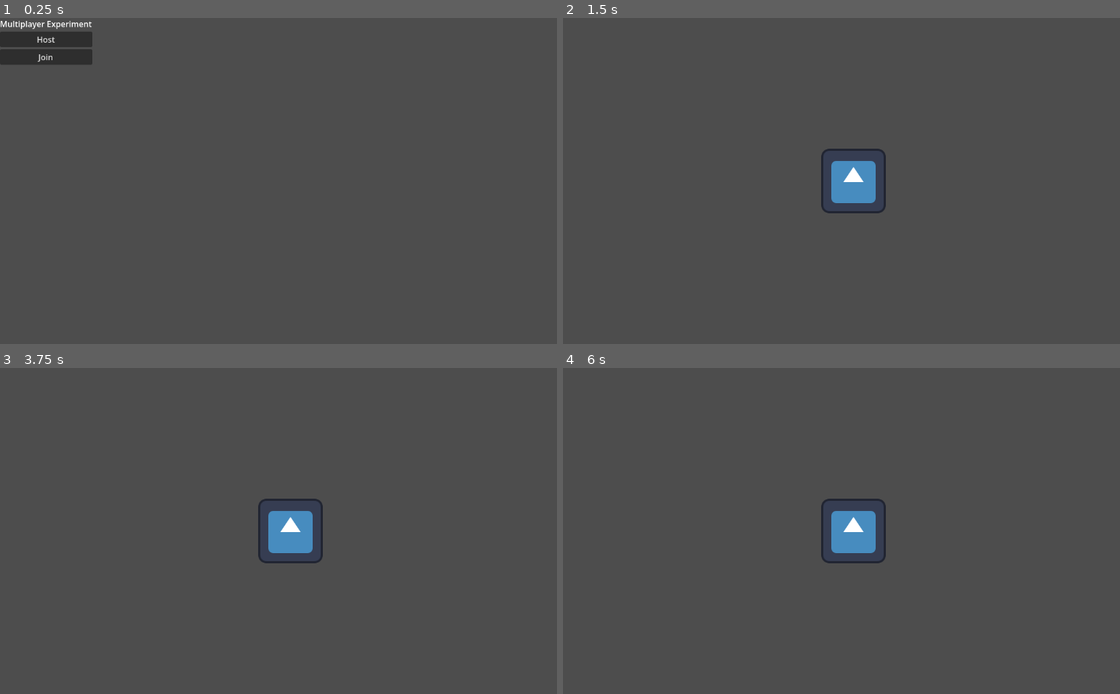
Above: before the commit, frames 1-4 (two rows, left to right).
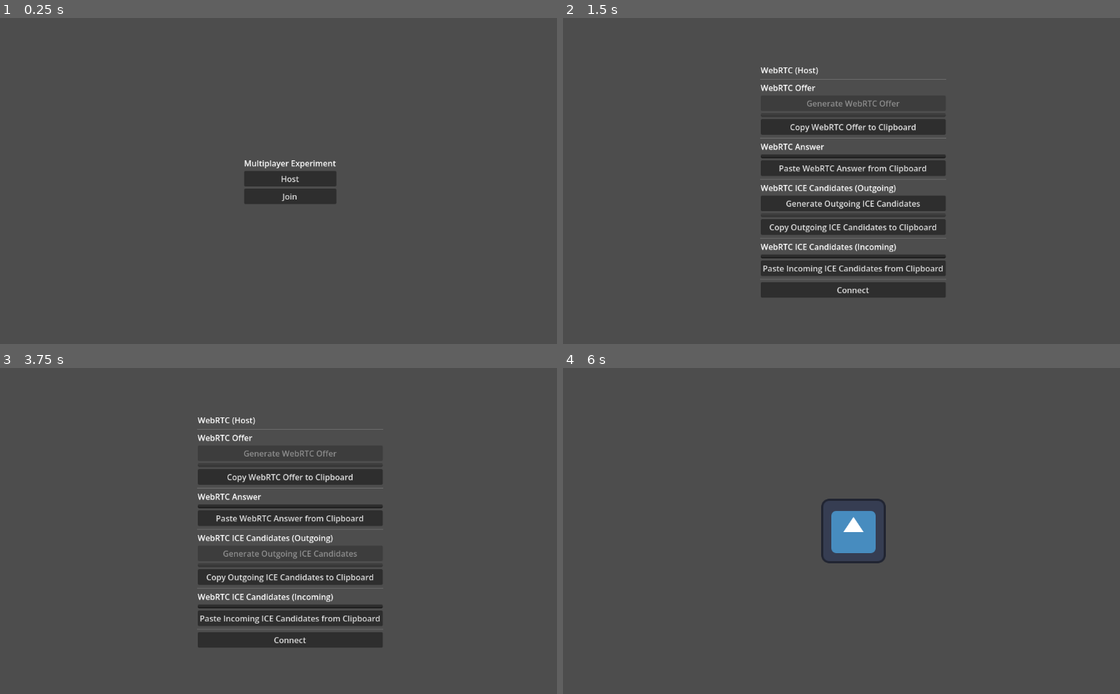
Above: after the commit, the same moments.

Repository: shawn-mcgee/multiplayer-experiment
Game: Godot game, scene res://scenes/game.tscn
The game is run twice, just before and just after one commit, with the same random seed, the same clock (stepped at 60 frames per second) and the same inputs. The engine's default icon, where the game draws it, is replaced by a stand-in: a white triangle on a blue panel in a dark square.
Inputs (mouse positions are in pixels of both pictures, inside the frame that each line leads up to):
- Up to frame 1 (0.25 s): no input
- Up to frame 2 (1.5 s): click "Host" at 0.5 s; click (852, 102) at 1.25 s, where only the run after the commit has a clickable "Generate WebRTC Offer"
- Up to frame 3 (3.75 s): click (289, 475) at 2 s, where only the run after the commit has a clickable "Copy WebRTC Offer to Clipboard"; click (289, 517) at 2.75 s, where only the run after the commit has a clickable "Paste WebRTC Answer from Clip…"; click (289, 553) at 3.5 s, where only the run after the commit has a clickable "Generate Outgoing ICE Candida…"
- Up to frame 4 (6 s): click (852, 576) at 4.25 s, where only the run after the commit has a clickable "Copy Outgoing ICE Candidates …"; click (852, 619) at 5 s, where only the run after the commit has a clickable "Paste Incoming ICE Candidates…"; click (852, 638) at 5.75 s, where only the run after the commit has a clickable "Connect"

The runs differ from the first frame. In frame 1, 3.4% of the frame differs, in the area x 0-61%, y 0-58%; in frame 2, 11%, in the area x 35-69%, y 15-86%; in frame 3, 10%; in frame 4, nothing differs.

Commit message:
Add WebRTC UI and peer connection support
Replace old Multiplayer UI with a WebRTC Start/Host/Join UI (scenes/game.tscn) and wire new signal names. Implement WebRTC flow in scripts/game.gd: swap WebSocketPeer for WebRTCMultiplayerPeer + WebRTCPeerConnection, add offer/answer and ICE candidate copy-paste handlers, polling, and spawn logic. Add a webrtc/ bundle (gdextension, platform libs and license files) to integrate the native WebRTC extension for peer-to-peer multiplayer.

Diff:
--- a/scenes/game.tscn
+++ b/scenes/game.tscn
@@ -7,34 +7,270 @@
 
 [node name="Camera2D" type="Camera2D" parent="." unique_id=1594316243]
 
-[node name="MultiplayerUI" type="CanvasLayer" parent="." unique_id=778655585]
-
-[node name="Control" type="Control" parent="MultiplayerUI" unique_id=331328502]
+[node name="WebRTC" type="CanvasLayer" parent="." unique_id=778655585]
+
+[node name="Start" type="Control" parent="WebRTC" unique_id=331328502]
+visible = false
 layout_mode = 3
-anchors_preset = 0
-offset_right = 40.0
-offset_bottom = 40.0
-
-[node name="VBoxContainer" type="VBoxContainer" parent="MultiplayerUI/Control" unique_id=1753204384]
-layout_mode = 0
-offset_right = 40.0
-offset_bottom = 40.0
-
-[node name="Title" type="Label" parent="MultiplayerUI/Control/VBoxContainer" unique_id=1530360671]
+anchors_preset = 15
+anchor_right = 1.0
+anchor_bottom = 1.0
+grow_horizontal = 2
+grow_vertical = 2
+
+[node name="CenterContainer" type="CenterContainer" parent="WebRTC/Start" unique_id=1248767501]
+layout_mode = 1
+anchors_preset = 15
+anchor_right = 1.0
+anchor_bottom = 1.0
+grow_horizontal = 2
+grow_vertical = 2
+
+[node name="VBoxContainer" type="VBoxContainer" parent="WebRTC/Start/CenterContainer" unique_id=1753204384]
+layout_mode = 2
+
+[node name="Title" type="Label" parent="WebRTC/Start/CenterContainer/VBoxContainer" unique_id=1530360671]
 layout_mode = 2
 text = "Multiplayer Experiment"
 
-[node name="Host" type="Button" parent="MultiplayerUI/Control/VBoxContainer" unique_id=1592676649]
+[node name="HostButton" type="Button" parent="WebRTC/Start/CenterContainer/VBoxContainer" unique_id=1592676649]
 layout_mode = 2
 text = "Host"
 
-[node name="Join" type="Button" parent="MultiplayerUI/Control/VBoxContainer" unique_id=223775436]
+[node name="JoinButton" type="Button" parent="WebRTC/Start/CenterContainer/VBoxContainer" unique_id=223775436]
 layout_mode = 2
 text = "Join"
+
+[node name="Host" type="Control" parent="WebRTC" unique_id=1935013616]
+visible = false
+layout_mode = 3
+anchors_preset = 15
+anchor_right = 1.0
+anchor_bottom = 1.0
+grow_horizontal = 2
+grow_vertical = 2
+
+[node name="CenterContainer" type="CenterContainer" parent="WebRTC/Host" unique_id=646220724]
+layout_mode = 1
+anchors_preset = 15
+anchor_right = 1.0
+anchor_bottom = 1.0
+grow_horizontal = 2
+grow_vertical = 2
+
+[node name="VBoxContainer" type="VBoxContainer" parent="WebRTC/Host/CenterContainer" unique_id=1517556760]
+layout_mode = 2
+
+[node name="Title" type="Label" parent="WebRTC/Host/CenterContainer/VBoxContainer" unique_id=2077957295]
+layout_mode = 2
+text = "WebRTC (Host)"
+
+[node name="HSeparator5" type="HSeparator" parent="WebRTC/Host/CenterContainer/VBoxContainer" unique_id=557624291]
+layout_mode = 2
+
+[node name="OfferLabel" type="Label" parent="WebRTC/Host/CenterContainer/VBoxContainer" unique_id=1839608712]
+layout_mode = 2
+text = "WebRTC Offer"
+
+[node name="GenerateOffer" type="Button" parent="WebRTC/Host/CenterContainer/VBoxContainer" unique_id=902538897]
+layout_mode = 2
+text = "Generate WebRTC Offer"
+
+[node name="OfferText" type="TextEdit" parent="WebRTC/Host/CenterContainer/VBoxContainer" unique_id=825849564]
+layout_mode = 2
+placeholder_text = "WebRTC Offer Text
+"
+editable = false
+
+[node name="CopyOffer" type="Button" parent="WebRTC/Host/CenterContainer/VBoxContainer" unique_id=562588216]
+layout_mode = 2
+text = "Copy WebRTC Offer to Clipboard"
+
+[node name="HSeparator" type="HSeparator" parent="WebRTC/Host/CenterContainer/VBoxContainer" unique_id=1816571803]
+layout_mode = 2
+
+[node name="AnswerLabel" type="Label" parent="WebRTC/Host/CenterContainer/VBoxContainer" unique_id=2087095478]
+layout_mode = 2
+text = "WebRTC Answer"
+
+[node name="AnswerText" type="TextEdit" parent="WebRTC/Host/CenterContainer/VBoxContainer" unique_id=232558918]
+layout_mode = 2
+placeholder_text = "WebRTC Answer Text
+"
+
+[node name="PasteAnswer" type="Button" parent="WebRTC/Host/CenterContainer/VBoxContainer" unique_id=471119427]
+layout_mode = 2
+text = "Paste WebRTC Answer from Clipboard"
+
+[node name="HSeparator2" type="HSeparator" parent="WebRTC/Host/CenterContainer/VBoxContainer" unique_id=974733728]
+layout_mode = 2
+
+[node name="OutoingCandidatesLabel" type="Label" parent="WebRTC/Host/CenterContainer/VBoxContainer" unique_id=1812735559]
+layout_mode = 2
+text = "WebRTC ICE Candidates (Outgoing)"
+
+[node name="GenerateOutgoingCandidates" type="Button" parent="WebRTC/Host/CenterContainer/VBoxContainer" unique_id=1804583160]
+layout_mode = 2
+text = "Generate Outgoing ICE Candidates"
+
+[node name="OutgoingCandidates" type="TextEdit" parent="WebRTC/Host/CenterContainer/VBoxContainer" unique_id=435617552]
+layout_mode = 2
+placeholder_text = "Outgoing ICE Candidates
+"
+editable = false
+wrap_mode = 1
+
+[node name="CopyOutgoingCandidates" type="Button" parent="WebRTC/Host/CenterContainer/VBoxContainer" unique_id=290309377]
+layout_mode = 2
+text = "Copy Outgoing ICE Candidates to Clipboard"
+
+[node name="HSeparator3" type="HSeparator" parent="WebRTC/Host/CenterContainer/VBoxContainer" unique_id=1369909310]
+layout_mode = 2
+
+[node name="IncomingCandidatesLabel" type="Label" parent="WebRTC/Host/CenterContainer/VBoxContainer" unique_id=1953081902]
+layout_mode = 2
+text = "WebRTC ICE Candidates (Incoming)"
+
+[node name="IncomingCandidates" type="TextEdit" parent="WebRTC/Host/CenterContainer/VBoxContainer" unique_id=303979499]
+layout_mode = 2
+placeholder_text = "Incoming ICE Candidates
+"
+wrap_mode = 1
+
+[node name="PasteCandidates" type="Button" parent="WebRTC/Host/CenterContainer/VBoxContainer" unique_id=1330778335]
+layout_mode = 2
+text = "Paste Incoming ICE Candidates from Clipboard"
+
+[node name="HSeparator4" type="HSeparator" parent="WebRTC/Host/CenterContainer/VBoxContainer" unique_id=1169175242]
+layout_mode = 2
+
+[node name="Connect" type="Button" parent="WebRTC/Host/CenterContainer/VBoxContainer" unique_id=1843265723]
+layout_mode = 2
+text = "Connect"
+
+[node name="Join" type="Control" parent="WebRTC" unique_id=1872771617]
+layout_mode = 3
+anchors_preset = 15
+anchor_right = 1.0
+anchor_bottom = 1.0
+grow_horizontal = 2
+grow_vertical = 2
+
+[node name="CenterContainer" type="CenterContainer" parent="WebRTC/Join" unique_id=293313993]
+layout_mode = 1
+anchors_preset = 15
+anchor_right = 1.0
+anchor_bottom = 1.0
+grow_horizontal = 2
+grow_vertical = 2
+
+[node name="VBoxContainer" type="VBoxContainer" parent="WebRTC/Join/CenterContainer" unique_id=1665228440]
+layout_mode = 2
+
+[node name="Title" type="Label" parent="WebRTC/Join/CenterContainer/VBoxContainer" unique_id=1591201745]
+layout_mode = 2
+text = "WebRTC (Join)"
+
+[node name="HSeparator5" type="HSeparator" parent="WebRTC/Join/CenterContainer/VBoxContainer" unique_id=369951604]
+layout_mode = 2
+
+[node name="OfferLabel" type="Label" parent="WebRTC/Join/CenterContainer/VBoxContainer" unique_id=344957390]
+layout_mode = 2
+text = "WebRTC Offer"
+
+[node name="OfferText" type="TextEdit" parent="WebRTC/Join/CenterContainer/VBoxContainer" unique_id=1113421248]
+layout_mode = 2
+placeholder_text = "WebRTC Offer Text
+"
+
+[node name="PasteOffer" type="Button" parent="WebRTC/Join/CenterContainer/VBoxContainer" unique_id=343047348]
+layout_mode = 2
+text = "Paste WebRTC Offer from Clipboard"
+
+[node name="HSeparator" type="HSeparator" parent="WebRTC/Join/CenterContainer/VBoxContainer" unique_id=721395452]
+layout_mode = 2
+
+[node name="AnswerLabel" type="Label" parent="WebRTC/Join/CenterContainer/VBoxContainer" unique_id=854091418]
+layout_mode = 2
+text = "WebRTC Answer"
+
+[node name="GenerateAnswer" type="Button" parent="WebRTC/Join/CenterContainer/VBoxContainer" unique_id=503997697]
+layout_mode = 2
+text = "Generate WebRTC Answer"
+
+[node name="AnswerText" type="TextEdit" parent="WebRTC/Join/CenterContainer/VBoxContainer" unique_id=1708384995]
+layout_mode = 2
+placeholder_text = "WebRTC Answer Text
+"
+editable = false
+
+[node name="CopyAnswer" type="Button" parent="WebRTC/Join/CenterContainer/VBoxContainer" unique_id=1881649250]
+layout_mode = 2
+text = "Copy WebRTC Answer to Clipboard"
+
+[node name="HSeparator2" type="HSeparator" parent="WebRTC/Join/CenterContainer/VBoxContainer" unique_id=1821339749]
+layout_mode = 2
+
+[node name="OutoingCandidatesLabel" type="Label" parent="WebRTC/Join/CenterContainer/VBoxContainer" unique_id=538944356]
+layout_mode = 2
+text = "WebRTC ICE Candidates (Outgoing)"
+
+[node name="GenerateOutgoingCandidates" type="Button" parent="WebRTC/Join/CenterContainer/VBoxContainer" unique_id=772652582]
+layout_mode = 2
+text = "Generate Outgoing ICE Candidates"
+
+[node name="OutgoingCandidates" type="TextEdit" parent="WebRTC/Join/CenterContainer/VBoxContainer" unique_id=654112483]
+layout_mode = 2
+placeholder_text = "Outgoing ICE Candidates
+"
+editable = false
+wrap_mode = 1
+
+[node name="CopyOutgoingCandidates" type="Button" parent="WebRTC/Join/CenterContainer/VBoxContainer" unique_id=915210752]
+layout_mode = 2
+text = "Copy Outgoing ICE Candidates to Clipboard"
+
+[node name="HSeparator3" type="HSeparator" parent="WebRTC/Join/CenterContainer/VBoxContainer" unique_id=392769109]
+layout_mode = 2
+
+[node name="IncomingCandidatesLabel" type="Label" parent="WebRTC/Join/CenterContainer/VBoxContainer" unique_id=818571170]
+layout_mode = 2
+text = "WebRTC ICE Candidates (Incoming)"
+
+[node name="IncomingCandidates" type="TextEdit" parent="WebRTC/Join/CenterContainer/VBoxContainer" unique_id=1058763784]
+layout_mode = 2
+placeholder_text = "Incoming ICE Candidates
+"
+wrap_mode = 1
+
+[node name="PasteCandidates" type="Button" parent="WebRTC/Join/CenterContainer/VBoxContainer" unique_id=666165289]
+layout_mode = 2
+text = "Paste Incoming ICE Candidates from Clipboard"
+
+[node name="HSeparator4" type="HSeparator" parent="WebRTC/Join/CenterContainer/VBoxContainer" unique_id=270587270]
+layout_mode = 2
+
+[node name="Connect" type="Button" parent="WebRTC/Join/CenterContainer/VBoxContainer" unique_id=850776826]
+layout_mode = 2
+text = "Connect"
 
 [node name="MultiplayerSpawner" type="MultiplayerSpawner" parent="." unique_id=1853687377]
 _spawnable_scenes = PackedStringArray("uid://c7uac7uxabqjs")
 spawn_path = NodePath("..")
 
-[connection signal="pressed" from="MultiplayerUI/Control/VBoxContainer/Host" to="." method="_on_host_pressed"]
-[connection signal="pressed" from="MultiplayerUI/Control/VBoxContainer/Join" to="." method="_on_join_pressed"]
+[connection signal="pressed" from="WebRTC/Start/CenterContainer/VBoxContainer/HostButton" to="." method="_on_host_button_pressed"]
+[connection signal="pressed" from="WebRTC/Start/CenterContainer/VBoxContainer/JoinButton" to="." method="_on_join_button_pressed"]
+[connection signal="pressed" from="WebRTC/Host/CenterContainer/VBoxContainer/GenerateOffer" to="." method="_on_host_generate_offer_pressed"]
+[connection signal="pressed" from="WebRTC/Host/CenterContainer/VBoxContainer/CopyOffer" to="." method="_on_host_copy_offer_pressed"]
+[connection signal="pressed" from="WebRTC/Host/CenterContainer/VBoxContainer/PasteAnswer" to="." method="_on_host_paste_answer_pressed"]
+[connection signal="pressed" from="WebRTC/Host/CenterContainer/VBoxContainer/GenerateOutgoingCandidates" to="." method="_on_host_generate_outgoing_candidates_pressed"]
+[connection signal="pressed" from="WebRTC/Host/CenterContainer/VBoxContainer/CopyOutgoingCandidates" to="." method="_on_host_copy_outgoing_candidates_pressed"]
+[connection signal="pressed" from="WebRTC/Host/CenterContainer/VBoxContainer/PasteCandidates" to="." method="_on_host_paste_candidates_pressed"]
+[connection signal="pressed" from="WebRTC/Host/CenterContainer/VBoxContainer/Connect" to="." method="_on_host_connect_pressed"]
+[connection signal="pressed" from="WebRTC/Join/CenterContainer/VBoxContainer/PasteOffer" to="." method="_on_join_paste_offer_pressed"]
+[connection signal="pressed" from="WebRTC/Join/CenterContainer/VBoxContainer/GenerateAnswer" to="." method="_on_join_generate_answer_pressed"]
+[connection signal="pressed" from="WebRTC/Join/CenterContainer/VBoxContainer/CopyAnswer" to="." method="_on_join_copy_answer_pressed"]
+[connection signal="pressed" from="WebRTC/Join/CenterContainer/VBoxContainer/GenerateOutgoingCandidates" to="." method="_on_join_generate_outgoing_candidates_pressed"]
+[connection signal="pressed" from="WebRTC/Join/CenterContainer/VBoxContainer/CopyOutgoingCandidates" to="." method="_on_join_copy_outgoing_candidates_pressed"]
+[connection signal="pressed" from="WebRTC/Join/CenterContainer/VBoxContainer/PasteCandidates" to="." method="_on_join_paste_candidates_pressed"]
+[connection signal="pressed" from="WebRTC/Join/CenterContainer/VBoxContainer/Connect" to="." method="_on_join_connect_pressed"]
--- a/scripts/game.gd
+++ b/scripts/game.gd
@@ -1,33 +1,233 @@
 extends Node2D
 
-@onready var multiplayer_ui = $MultiplayerUI
-
-var peer = WebSocketMultiplayerPeer.new()
+@onready var webrtc_start_ui = $WebRTC/Start
+@onready var webrtc_host_ui  = $WebRTC/Host
+@onready var webrtc_join_ui  = $WebRTC/Join
+
+func _ready():
+  webrtc_start_ui.show()
+  webrtc_host_ui .hide()
+  webrtc_join_ui .hide()
+
+
+
+func _on_host_button_pressed() -> void:
+  webrtc_start_ui.hide()
+  webrtc_host_ui .show()
+  _setup_host()
+
+func _on_join_button_pressed() -> void:
+  webrtc_start_ui.hide()
+  webrtc_join_ui .show()
+  _setup_join()
+
+
+# HOST
+var peer = WebRTCMultiplayerPeer.new()
+var cx   = WebRTCPeerConnection .new()
+
+func _process(_delta: float) -> void:
+  cx.poll()
+
+func _setup_host() -> void:
+  print("Setting up host...")
+
+  peer.create_server()
+  peer.add_peer(cx, 2)
+
+  cx.session_description_created.connect(
+    func(type: String, sdp: String):
+      cx.set_local_description(type, sdp)
+      $WebRTC/Host/CenterContainer/VBoxContainer/OfferText.text = sdp
+  )
+  cx.ice_candidate_created.connect(
+    func(media: String, index: int, name: String):
+      var candidates_text = $WebRTC/Host/CenterContainer/VBoxContainer/OutgoingCandidates.text
+
+      if candidates_text == "":
+        candidates_text = "[]"
+
+      var candidates = JSON.parse_string(candidates_text)
+
+      candidates.push_back({
+        "media": media,
+        "index": index,
+        "name": name
+      })
+
+      candidates_text = JSON.stringify(candidates)
+      $WebRTC/Host/CenterContainer/VBoxContainer/OutgoingCandidates.text = candidates_text
+  )
+
+  print("Setting up host... done")
+
+func _on_host_generate_offer_pressed() -> void:
+  print("Generating offer...")
+  var result = cx.create_offer()
+
+  if result != OK:
+    print("Generating offer... fail")
+  else:
+    print("Generating offer... done")
+
+  # disable offer generation button to prevent multiple offers being generated
+  $WebRTC/Host/CenterContainer/VBoxContainer/GenerateOffer.disabled = true
+
+func _on_host_copy_offer_pressed() -> void:
+  print("Copying offer...")
+  var offer_text = $WebRTC/Host/CenterContainer/VBoxContainer/OfferText.text
+  DisplayServer.clipboard_set(offer_text)
+  print("Copying offer... done")
+
+func _on_host_paste_answer_pressed() -> void:
+  print("Pasting answer...")
+  var answer_text = DisplayServer.clipboard_get()
+  $WebRTC/Host/CenterContainer/VBoxContainer/AnswerText.text = answer_text
+  print("Pasting answer... done")
+
+func _on_host_generate_outgoing_candidates_pressed() -> void:
+  print("Generating outgoing candidates...")
+
+  var answer_text = $WebRTC/Host/CenterContainer/VBoxContainer/AnswerText.text
+  cx.set_remote_description("answer", answer_text)
+
+  print("Generating outgoing candidates... done")
+
+  # disable answer generation button to prevent multiple answers being generated
+  $WebRTC/Host/CenterContainer/VBoxContainer/GenerateOutgoingCandidates.disabled = true
+
+func _on_host_copy_outgoing_candidates_pressed() -> void:
+  print("Copying outgoing candidates...")
+  var candidates_text = $WebRTC/Host/CenterContainer/VBoxContainer/OutgoingCandidates.text
+  DisplayServer.clipboard_set(candidates_text)
+  print("Copying outgoing candidates... done")
+
+func _on_host_paste_candidates_pressed() -> void:
+  print("Pasting incoming candidates...")
+  var candidates_text = DisplayServer.clipboard_get()
+  $WebRTC/Host/CenterContainer/VBoxContainer/IncomingCandidates.text = candidates_text
+  print("Pasting incoming candidates... done")
+
+func _on_host_connect_pressed() -> void:
+  print("Connecting...")
+  var candidates_text = $WebRTC/Host/CenterContainer/VBoxContainer/IncomingCandidates.text
+
+  if candidates_text == "":
+    candidates_text = "[]"
+
+  var candidates = JSON.parse_string(candidates_text)
+
+  for candidate in candidates:
+    cx.add_ice_candidate(candidate["media"], candidate["index"], candidate["name"])
+
+  print("Connecting... done")
+
+  # disable connect button to prevent multiple connections being made
+  $WebRTC/Host/CenterContainer/VBoxContainer/Connect.disabled = true
+
+  multiplayer.multiplayer_peer = peer
+  multiplayer.peer_connected.connect(spawn_player)
+  spawn_player(multiplayer.get_unique_id())
+
+  $WebRTC.hide()
+
+# JOIN
+
+func _setup_join() -> void:
+  print("Setting up join...")
+
+  peer.create_client(2)
+  peer.add_peer(cx , 1)
+
+  cx.session_description_created.connect(
+    func(type: String, sdp: String):
+      cx.set_local_description(type, sdp)
+      $WebRTC/Join/CenterContainer/VBoxContainer/AnswerText.text = sdp
+  )
+
+  cx.ice_candidate_created.connect(
+    func(media: String, index: int, name: String):
+      var candidates_text = $WebRTC/Join/CenterContainer/VBoxContainer/OutgoingCandidates.text
+
+      if candidates_text == "":
+        candidates_text = "[]"
+
+      var candidates = JSON.parse_string(candidates_text)
+
+      candidates.push_back({
+        "media": media,
+        "index": index,
+        "name": name
+      })
+
+      candidates_text = JSON.stringify(candidates)
+      $WebRTC/Join/CenterContainer/VBoxContainer/OutgoingCandidates.text = candidates_text
+  )
+
+  print("Setting up join... done")
+
+func _on_join_paste_offer_pressed() -> void:
+  print("Pasting offer...")
+  var offer_text = DisplayServer.clipboard_get()
+  $WebRTC/Join/CenterContainer/VBoxContainer/OfferText.text = offer_text
+  print("Pasting offer... done")
+
+func _on_join_generate_answer_pressed() -> void:
+  print("Generating answer...")
+
+  var offer_text = $WebRTC/Join/CenterContainer/VBoxContainer/OfferText.text
+  cx.set_remote_description("offer", offer_text)
+
+  print("Generating answer... done")
+
+  # disable answer generation button to prevent multiple answers being generated
+  $WebRTC/Join/CenterContainer/VBoxContainer/GenerateAnswer.disabled = true
+
+func _on_join_copy_answer_pressed() -> void:
+  print("Copying answer...")
+  var answer_text = $WebRTC/Join/CenterContainer/VBoxContainer/AnswerText.text
+  DisplayServer.clipboard_set(answer_text)
+  print("Copying answer... done")
+
+func _on_join_generate_outgoing_candidates_pressed() -> void:
+  pass
+
+func _on_join_copy_outgoing_candidates_pressed() -> void:
+  print("Copying outgoing candidates...")
+  var candidates_text = $WebRTC/Join/CenterContainer/VBoxContainer/OutgoingCandidates.text
+  DisplayServer.clipboard_set(candidates_text)
+  print("Copying outgoing candidates... done")
+
+func _on_join_paste_candidates_pressed() -> void:
+  print("Pasting incoming candidates...")
+  var candidates_text = DisplayServer.clipboard_get()
+  $WebRTC/Join/CenterContainer/VBoxContainer/IncomingCandidates.text = candidates_text
+  print("Pasting incoming candidates... done")
+
+func _on_join_connect_pressed() -> void:
+  print("Connecting...")
+  var candidates_text = $WebRTC/Join/CenterContainer/VBoxContainer/IncomingCandidates.text
+
+  if candidates_text == "":
+    candidates_text = "[]"
+
+  var candidates = JSON.parse_string(candidates_text)
+
+  for candidate in candidates:
+    cx.add_ice_candidate(candidate["media"], candidate["index"], candidate["name"])
+
+  print("Connecting... done")
+
+  # disable connect button to prevent multiple connections being made
+  $WebRTC/Join/CenterContainer/VBoxContainer/Connect.disabled = true
+
+  multiplayer.multiplayer_peer = peer
+
+  $WebRTC.hide()
 
 const PLAYER = preload("res://scenes/player.tscn")
 
-
-
-func _on_join_pressed() -> void:
-  multiplayer_ui.hide()
-  peer.create_client("ws://localhost:42069")
-  multiplayer.multiplayer_peer = peer
-
-func _on_host_pressed() -> void:
-  multiplayer_ui.hide()
-  peer.create_server(42069)
-  multiplayer.multiplayer_peer = peer
-
-  multiplayer.peer_connected.connect(
-    func(pid):
-      add_player(pid)
-  )
-
-  add_player(multiplayer.get_unique_id())
-
-func add_player(pid: int):
+func spawn_player(pid: int) -> void:
   var player = PLAYER.instantiate()
-
   player.name = str(pid)
-
   add_child(player)
Not shown, added: webrtc/webrtc.gdextension.uid
Not shown, added: webrtc/LICENSE.libdatachannel
Not shown, added: webrtc/LICENSE.libjuice
Not shown, added: webrtc/LICENSE.libsrtp
Not shown, added: webrtc/LICENSE.mbedtls
Not shown, added: webrtc/LICENSE.plog
Not shown, added: webrtc/LICENSE.usrsctp
Not shown, added: webrtc/LICENSE.webrtc-native
Not shown, added: webrtc/lib/libwebrtc_native.android.template_debug.arm64.so
Not shown, added: webrtc/lib/libwebrtc_native.android.template_debug.x86_64.so
Not shown, added: webrtc/lib/libwebrtc_native.android.template_release.arm64.so
Not shown, added: webrtc/lib/libwebrtc_native.android.template_release.x86_64.so
(and 20 more such lines)
